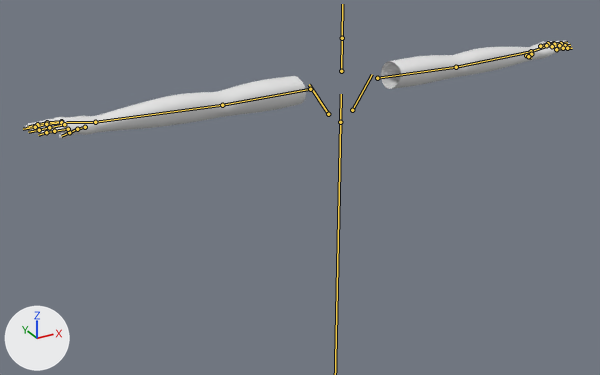
One commit to the FBX model My project/Assets/Object/PlayerCharacter/Asset/Viewmodel.fbx: the scene before it, then after it.
The view is the same before and after, from a 50 mm lens placed at (-1.196, -1.833, 0.519), pointed at (-0.072, 0.211, -0.503). The lights are fixed; the arrows at lower left show +X, +Y and +Z. The bones that bend it are drawn over the model as lines.

Objects in the first picture: 'Hands'.
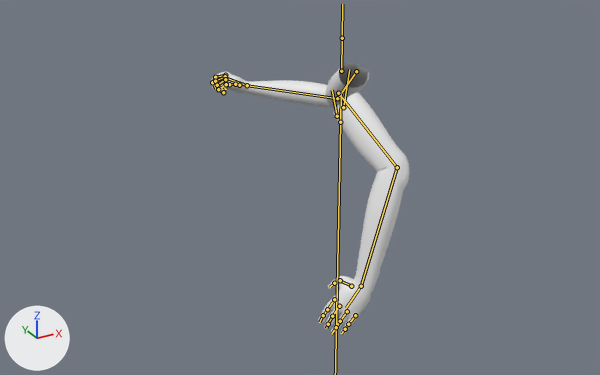
The newer file adds an action. The first version stands in its rest pose; the second is drawn at frame 56 of the action 'Armature|Run.L'.

Changed parts and their boxes (x1, y1, x2, y2) in the pictures (600 x 375 px):
'Hands', posed (64% narrower, 173% taller)
    before: (25, 40, 573, 139)
    after: (211, 63, 410, 335)
bone 'UpperArm.R', root to tip
    before: (377, 78) to (456, 67)
    after: (356, 71) to (337, 98)
bone 'LowerArm.R', root to tip
    before: (456, 67) to (531, 51)
    after: (337, 98) to (247, 85)
bone 'Hand.R', root to tip
    before: (531, 51) to (548, 45)
    after: (247, 85) to (227, 78)
bone 'ThumbA.R', root to tip
    before: (531, 54) to (526, 55)
    after: (239, 85) to (235, 84)
bone 'ThumbB.R', root to tip
    before: (526, 55) to (528, 56)
    after: (235, 84) to (229, 84)
bone 'IndexA.R', root to tip
    before: (540, 46) to (548, 43)
    after: (225, 75) to (215, 77)
bone 'IndexB.R', root to tip
    before: (548, 43) to (553, 43)
    after: (215, 77) to (212, 82)
bone 'IndexC.R', root to tip
    before: (553, 43) to (559, 43)
    after: (212, 82) to (215, 88)
bone 'MiddleA.R', root to tip
    before: (546, 45) to (554, 44)
    after: (225, 76) to (215, 81)
bone 'MiddleB.R', root to tip
    before: (554, 44) to (561, 43)
    after: (215, 81) to (218, 88)
bone 'MiddleC.R', root to tip
    before: (561, 43) to (567, 42)
    after: (218, 88) to (226, 89)
bone 'RingA.R', root to tip
    before: (552, 46) to (559, 45)
    after: (225, 79) to (217, 85)
bone 'RingB.R', root to tip
    before: (559, 45) to (565, 45)
    after: (217, 85) to (222, 90)
bone 'RingC.R', root to tip
    before: (565, 45) to (570, 45)
    after: (222, 90) to (227, 85)
bone 'PinkyA.R', root to tip
    before: (556, 49) to (563, 48)
    after: (226, 84) to (218, 89)
bone 'PinkyB.R', root to tip
    before: (563, 48) to (567, 48)
    after: (218, 89) to (223, 92)
bone 'PinkyC.R', root to tip
    before: (567, 48) to (572, 48)
    after: (223, 92) to (225, 88)
bone 'UpperArm.L', root to tip
    before: (310, 89) to (222, 105)
    after: (338, 93) to (397, 167)
bone 'LowerArm.L', root to tip
    before: (222, 105) to (95, 122)
    after: (397, 167) to (361, 286)
bone 'Hand.L', root to tip
    before: (95, 122) to (66, 122)
    after: (361, 286) to (346, 308)
bone 'MiddleC.L', root to tip
    before: (35, 127) to (23, 129)
    after: (328, 324) to (326, 328)

Patch to the scene script:
```diff
--- a/My project/Assets/Object/PlayerCharacter/Asset/Viewmodel.fbx.py
+++ b/My project/Assets/Object/PlayerCharacter/Asset/Viewmodel.fbx.py
@@ bone_uppertorso @@
 bone_uppertorso = bpy.data.objects['Armature'].pose.bones['UpperTorso']  # child of 'Root'
-bone_uppertorso.rotation_quaternion = (1.0, 0.0, 0.0, 0.0)  # degrees (0, 0, 0)
+bone_uppertorso.rotation_quaternion = (0.924, 0.0, 0.383, 0.0)  # degrees (0, 45, 0)
@@ bone_upperarm_r @@
 bone_upperarm_r = bpy.data.objects['Armature'].pose.bones['UpperArm.R']  # child of 'Shoulder.R'
-bone_upperarm_r.rotation_quaternion = (1.0, 0.0, 0.0, 0.0)  # degrees (0, 0, 0)
+bone_upperarm_r.rotation_quaternion = (0.924, -0.204, 0.068, -0.317)  # degrees (-25, 0, -38)
@@ bone_lowerarm_r @@
 bone_lowerarm_r = bpy.data.objects['Armature'].pose.bones['LowerArm.R']  # child of 'UpperArm.R'
-bone_lowerarm_r.rotation_quaternion = (1.0, 0.0, 0.0, 0.0)  # degrees (0, 0, 0)
+bone_lowerarm_r.rotation_quaternion = (0.885, -0.464, -0.023, 0.04)  # degrees (-55, 0, 5)
@@ bone_hand_r @@
 bone_hand_r = bpy.data.objects['Armature'].pose.bones['Hand.R']  # child of 'LowerArm.R'
-bone_hand_r.rotation_quaternion = (1.0, 0.0, 0.0, 0.0)  # degrees (0, 0, 0)
+bone_hand_r.rotation_quaternion = (0.971, -0.171, 0.164, -0.031)  # degrees (-21, 18, -7)
@@ bone_thumba_r @@
 bone_thumba_r = bpy.data.objects['Armature'].pose.bones['ThumbA.R']  # child of 'Hand.R'
-bone_thumba_r.rotation_quaternion = (1.0, 0.0, 0.0, 0.0)  # degrees (0, 0, 0)
+bone_thumba_r.rotation_quaternion = (0.998, -0.04, 0.002, -0.058)  # degrees (-5, 0, -7)
@@ bone_thumbb_r @@
 bone_thumbb_r = bpy.data.objects['Armature'].pose.bones['ThumbB.R']  # child of 'ThumbA.R'
-bone_thumbb_r.rotation_quaternion = (1.0, 0.0, 0.0, 0.0)  # degrees (0, 0, 0)
+bone_thumbb_r.rotation_quaternion = (0.996, 0.087, 0.0, 0.0)  # degrees (10, 0, 0)
@@ bone_indexa_r @@
 bone_indexa_r = bpy.data.objects['Armature'].pose.bones['IndexA.R']  # child of 'Hand.R'
-bone_indexa_r.rotation_quaternion = (1.0, 0.0, 0.0, 0.0)  # degrees (0, 0, 0)
+bone_indexa_r.rotation_quaternion = (0.952, 0.003, -0.003, -0.305)  # degrees (0, 0, -35)
@@ bone_indexb_r @@
 bone_indexb_r = bpy.data.objects['Armature'].pose.bones['IndexB.R']  # child of 'IndexA.R'
-bone_indexb_r.rotation_quaternion = (1.0, 0.0, 0.0, 0.0)  # degrees (0, 0, 0)
+bone_indexb_r.rotation_quaternion = (0.946, 0.003, -0.005, -0.325)  # degrees (1, 0, -38)
@@ bone_indexc_r @@
 bone_indexc_r = bpy.data.objects['Armature'].pose.bones['IndexC.R']  # child of 'IndexB.R'
-bone_indexc_r.rotation_quaternion = (1.0, 0.0, 0.0, 0.0)  # degrees (0, 0, 0)
+bone_indexc_r.rotation_quaternion = (0.905, -0.002, -0.013, -0.425)  # degrees (0, -1, -50)
@@ bone_middlea_r @@
 bone_middlea_r = bpy.data.objects['Armature'].pose.bones['MiddleA.R']  # child of 'Hand.R'
-bone_middlea_r.rotation_quaternion = (1.0, 0.0, 0.0, 0.0)  # degrees (0, 0, 0)
+bone_middlea_r.rotation_quaternion = (0.921, -0.001, -0.006, -0.39)  # degrees (0, -1, -46)
@@ bone_middleb_r @@
 bone_middleb_r = bpy.data.objects['Armature'].pose.bones['MiddleB.R']  # child of 'MiddleA.R'
-bone_middleb_r.rotation_quaternion = (1.0, 0.0, 0.0, 0.0)  # degrees (0, 0, 0)
+bone_middleb_r.rotation_quaternion = (0.788, 0.004, -0.038, -0.614)  # degrees (3, -3, -76)
@@ bone_middlec_r @@
 bone_middlec_r = bpy.data.objects['Armature'].pose.bones['MiddleC.R']  # child of 'MiddleB.R'
-bone_middlec_r.rotation_quaternion = (1.0, 0.0, 0.0, 0.0)  # degrees (0, 0, 0)
+bone_middlec_r.rotation_quaternion = (0.851, -0.002, -0.021, -0.524)  # degrees (1, -2, -63)
@@ bone_ringa_r @@
 bone_ringa_r = bpy.data.objects['Armature'].pose.bones['RingA.R']  # child of 'Hand.R'
-bone_ringa_r.rotation_quaternion = (1.0, 0.0, 0.0, 0.0)  # degrees (0, 0, 0)
+bone_ringa_r.rotation_quaternion = (0.916, -0.002, -0.005, -0.4)  # degrees (0, -1, -47)
@@ bone_ringb_r @@
 bone_ringb_r = bpy.data.objects['Armature'].pose.bones['RingB.R']  # child of 'RingA.R'
-bone_ringb_r.rotation_quaternion = (1.0, 0.0, 0.0, 0.0)  # degrees (0, 0, 0)
+bone_ringb_r.rotation_quaternion = (0.68, 0.008, -0.015, -0.733)  # degrees (2, 0, -94)
@@ bone_ringc_r @@
 bone_ringc_r = bpy.data.objects['Armature'].pose.bones['RingC.R']  # child of 'RingB.R'
-bone_ringc_r.rotation_quaternion = (1.0, 0.0, 0.0, 0.0)  # degrees (0, 0, 0)
+bone_ringc_r.rotation_quaternion = (0.68, -0.006, -0.006, -0.733)  # degrees (0, -1, -94)
@@ bone_pinkya_r @@
 bone_pinkya_r = bpy.data.objects['Armature'].pose.bones['PinkyA.R']  # child of 'Hand.R'
-bone_pinkya_r.rotation_quaternion = (1.0, 0.0, 0.0, 0.0)  # degrees (0, 0, 0)
+bone_pinkya_r.rotation_quaternion = (0.89, 0.0, 0.014, -0.455)  # degrees (-1, 1, -54)
@@ bone_pinkyb_r @@
 bone_pinkyb_r = bpy.data.objects['Armature'].pose.bones['PinkyB.R']  # child of 'PinkyA.R'
-bone_pinkyb_r.rotation_quaternion = (1.0, 0.0, 0.0, 0.0)  # degrees (0, 0, 0)
+bone_pinkyb_r.rotation_quaternion = (0.632, -0.004, -0.013, -0.775)  # degrees (1, -1, -102)
@@ bone_pinkyc_r @@
 bone_pinkyc_r = bpy.data.objects['Armature'].pose.bones['PinkyC.R']  # child of 'PinkyB.R'
-bone_pinkyc_r.rotation_quaternion = (1.0, 0.0, 0.0, 0.0)  # degrees (0, 0, 0)
+bone_pinkyc_r.rotation_quaternion = (0.632, -0.025, -0.03, -0.774)  # degrees (1, -4, -102)
@@ bone_upperarm_l @@
 bone_upperarm_l = bpy.data.objects['Armature'].pose.bones['UpperArm.L']  # child of 'Shoulder.L'
-bone_upperarm_l.rotation_quaternion = (1.0, 0.0, 0.0, 0.0)  # degrees (0, 0, 0)
+bone_upperarm_l.rotation_quaternion = (0.795, 0.226, 0.361, 0.432)  # degrees (46, 22, 67)
@@ bone_lowerarm_l @@
 bone_lowerarm_l = bpy.data.objects['Armature'].pose.bones['LowerArm.L']  # child of 'UpperArm.L'
-bone_lowerarm_l.rotation_quaternion = (1.0, 0.0, 0.0, 0.0)  # degrees (0, 0, 0)
+bone_lowerarm_l.rotation_quaternion = (0.901, -0.434, 0.002, -0.003)  # degrees (-51, 0, 0)
@@ bone_hand_l @@
 bone_hand_l = bpy.data.objects['Armature'].pose.bones['Hand.L']  # child of 'LowerArm.L'
-bone_hand_l.rotation_quaternion = (1.0, 0.0, 0.0, 0.0)  # degrees (0, 0, 0)
+bone_hand_l.rotation_quaternion = (0.961, -0.17, -0.214, 0.038)  # degrees (-22, -23, 9)
@@ bone_middlec_l @@
 bone_middlec_l = bpy.data.objects['Armature'].pose.bones['MiddleC.L']  # child of 'MiddleB.L'
-bone_middlec_l.rotation_quaternion = (1.0, 0.0, 0.0, 0.0)  # degrees (0, 0, 0)
+bone_middlec_l.rotation_quaternion = (0.954, -0.001, 0.017, 0.3)  # degrees (0, 2, 35)
```
